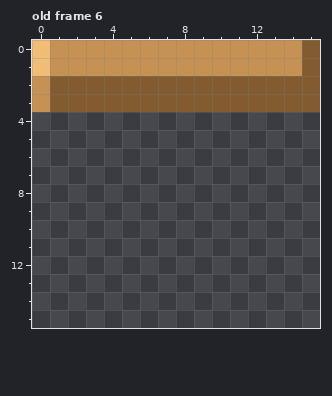
Pixel-art file, stored at docs/img/mapchip.ase. The first picture shows the starting point.
16x16 pixels, 40 frames. Shown: old frame 6.
And afterwards:
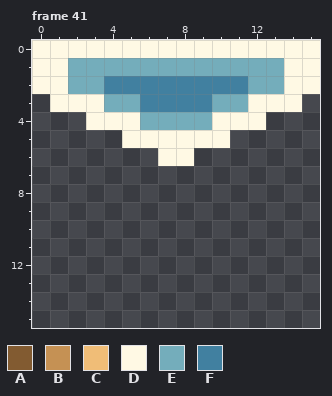
Palette (. is transparent): A #825b31  B #c59154  C #f0bd77  D #fff9e4  E #74adbb  F #4180a0
A new or re-ordered frame is compared with the old frame closest to it.
Author's note on the commit: ・level3-2追加・氷の橋を追加・カメラくんの弾幕がびっくりブロックを破壊できるようにした
Edits made:
frames 40 -> 41
Changed rows in their new state; - is an unchanged pixel.
Frame 41 is new; against old frame 6:
first column x 0:
 0 DDDDDDDDDDDDDDDD
 1 DDEEEEEEEEEEEEDD
 2 DDEEFFFFFFFFEEDD
 3 .DDDEEFFFFEEDDD.
 4 ---DDDEEEEDDD---
 5 -----DDDDDD-----
 6 -------DD-------
